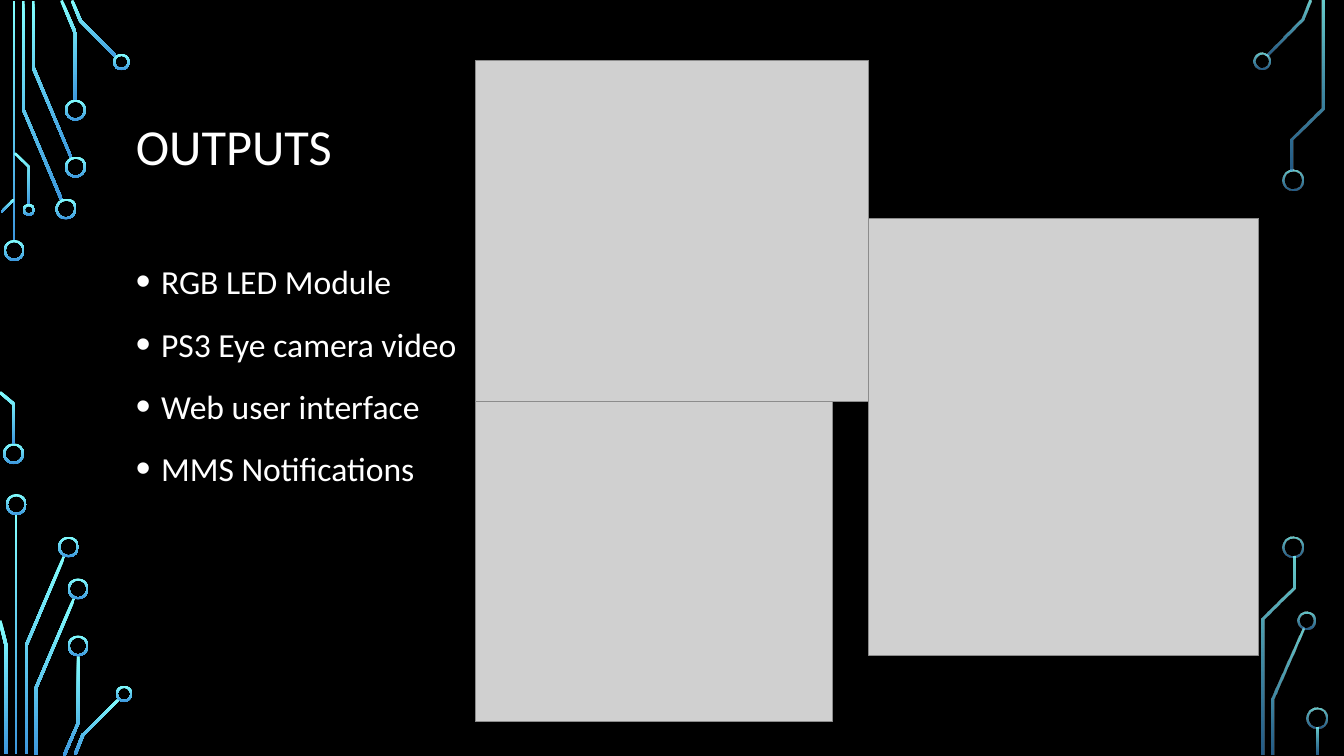
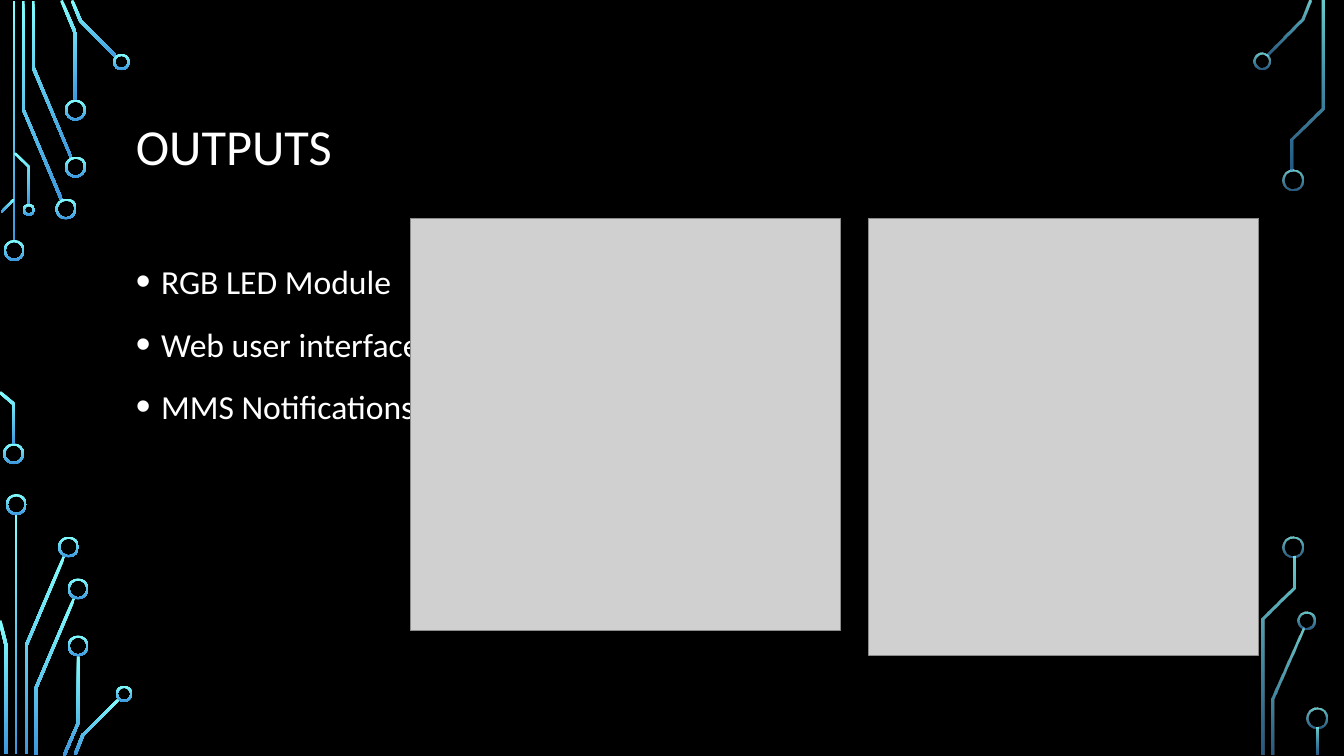
Before and after one commit to AdamCorbinFAUPhD/CEN5035-Software-Engineering-Course-Project, a slide deck: slide 4 of proposal/Smart Security System_presentation.pptx. Drawn at 1344x756 pixels with LibreOffice and Linux fonts; fonts in the diff are those of the drawing; grey boxes stand for pictures; background and template pictures are left out. Boxes give left, top, right and bottom in pixels: in the first picture for what was removed or moved away, otherwise in the second. Text is boxed around its words. In the diff, an @@ line names an element or a change of style, - is before the commit and + after.

```diff
--- a/proposal/Smart Security System_presentation.pptx
+++ b/proposal/Smart Security System_presentation.pptx
@@ picture removed at bbox=[475, 60, 868, 402] @@
@@ picture: place and size @@
-picture at bbox=[475, 378, 833, 722]
+picture at bbox=[410, 218, 840, 630]
@@ text at bbox=[161, 333, 456, 363]: paragraph removed @@
-• PS3 Eye camera video
```
Also in this commit, not shown: 1 other slide changed.
